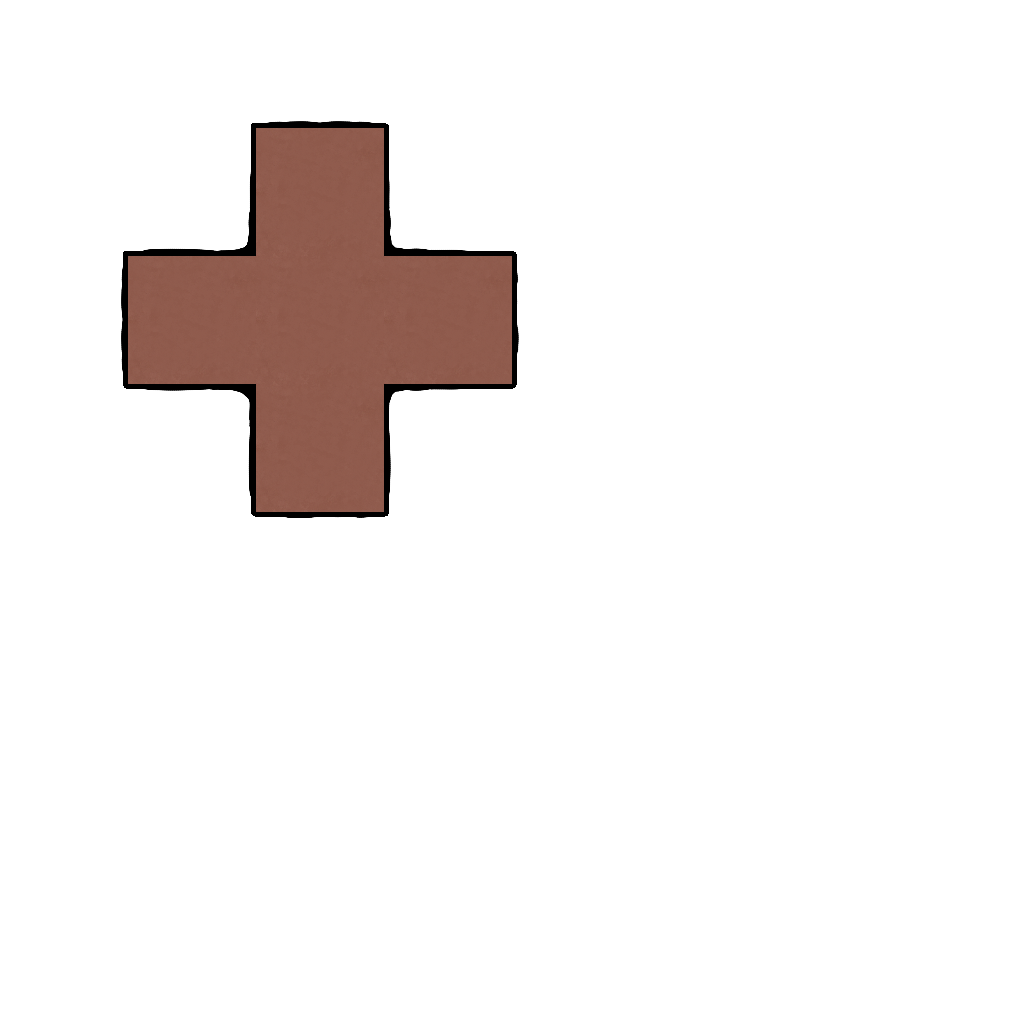
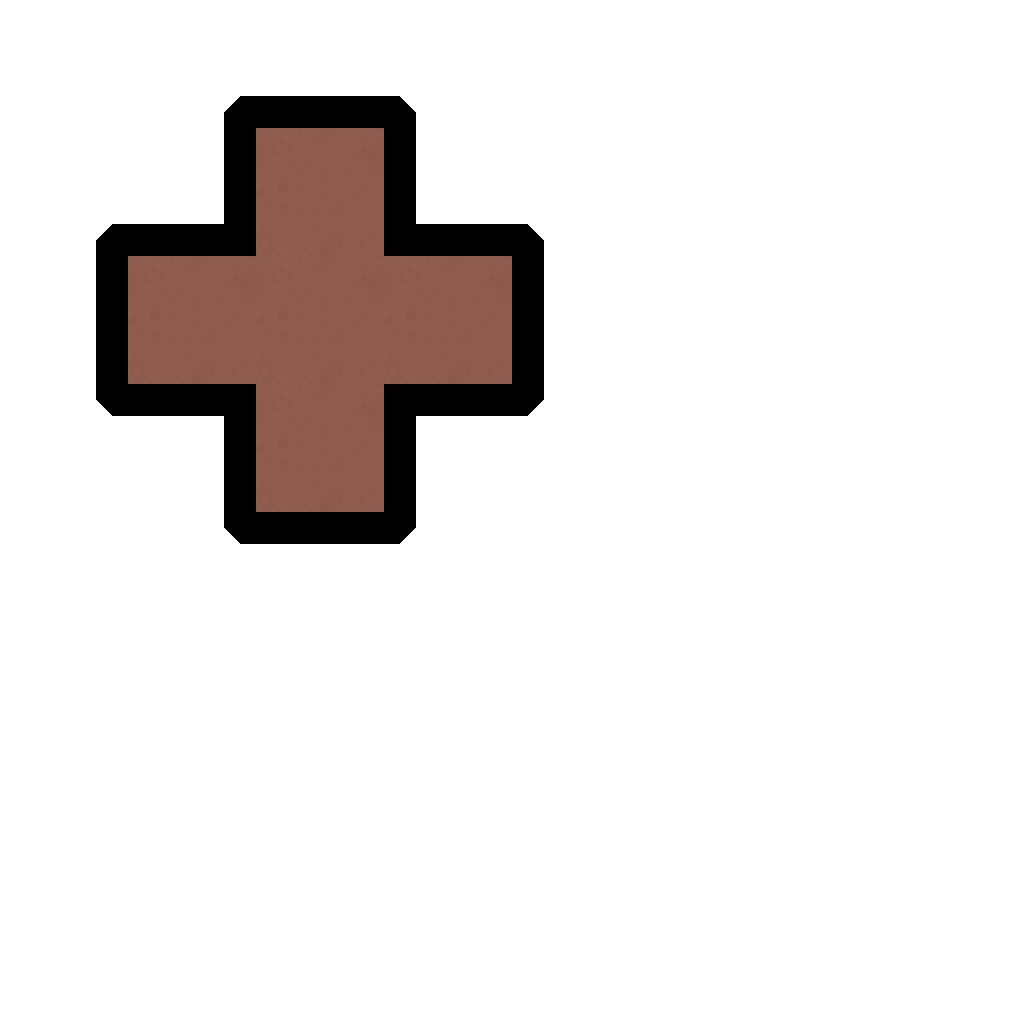
Layer changes from the first 1024x1024 image to the second:
painted on "Слой 2" over bbox(96, 96, 544, 544)
added layer "Слой 3" over bbox(96, 96, 544, 544)
